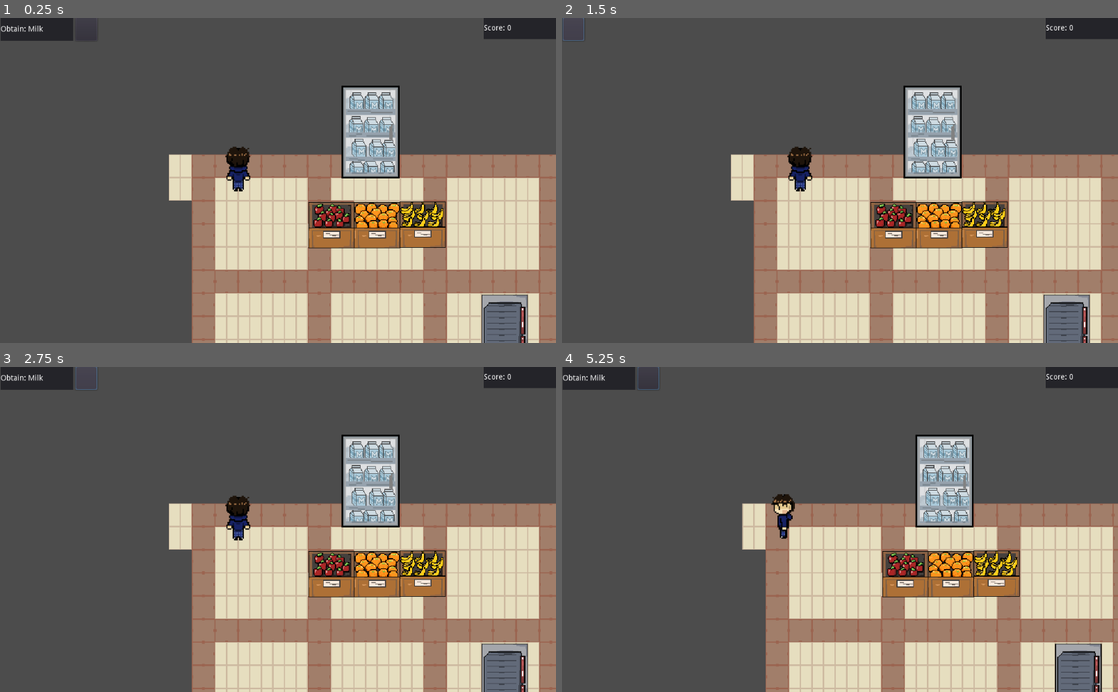
Above: before the commit, frames 1-4 (two rows, left to right).
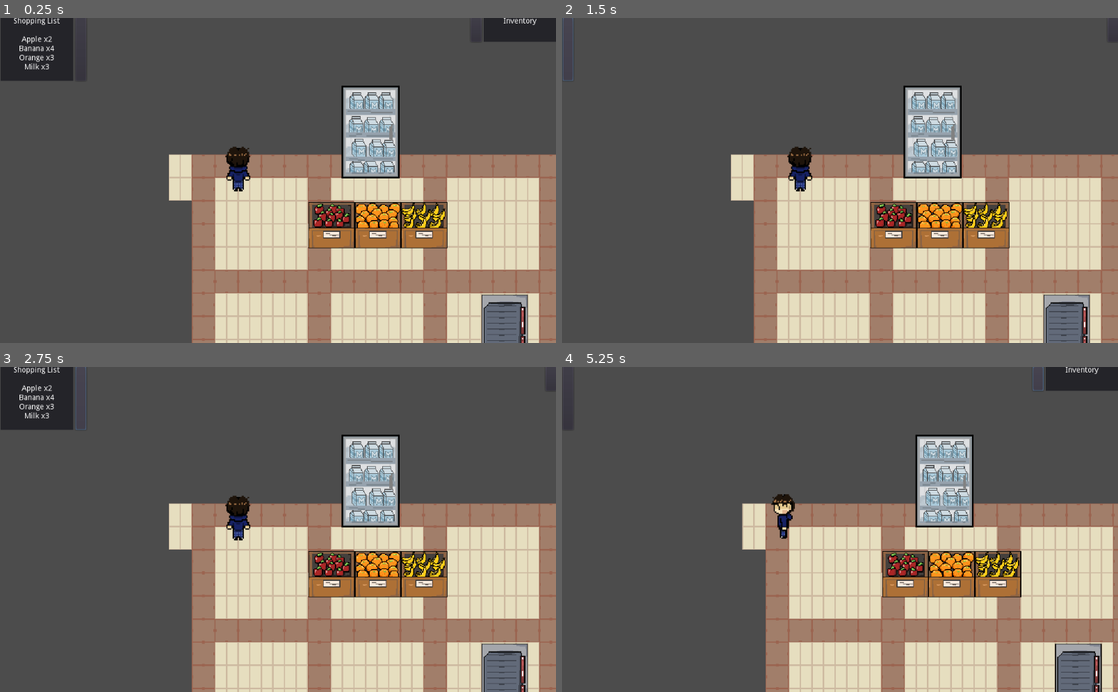
Above: after the commit, the same moments.

Repository: ygda-org/summer23
Game: Godot game, scene res://Areas/World.tscn
Two runs of this game, one before a commit and one after it. Both use one fixed random seed, a clock stepped at 60 frames per second and the inputs below.
Inputs (mouse positions are in pixels of both pictures, inside the frame that each line leads up to; where the layout moved, square brackets give the same spot in the first picture):
- Up to frame 1 (0.25 s): no input
- Up to frame 2 (1.5 s): click (1040, 31) at 0.52 s; click (645, 50) [650, 27] at 1.25 s
- Up to frame 3 (2.75 s): click (5, 399) [11, 376] at 2 s
- Up to frame 4 (5.25 s): click (1112, 380) at 2.77 s; click (645, 399) [650, 376] at 3.5 s; click (1040, 380) at 4.27 s; tap Enter at 5 s; hold A (a) from 5.03 s (still down)

The runs differ from the first frame. In frame 1, 3.0% of the frame differs, in the area x 0-100%, y 0-71%; in frame 2, 1.9%; in frame 3, 3.7%; in frame 4, 2.2%.

Commit message:
inventory + shopping list

Diff:
--- a/Areas/World.tscn
+++ b/Areas/World.tscn
@@ -21,13 +21,13 @@
 tile_data = PoolIntArray( 196607, 0, 0, 131072, 1, 0, 131073, 1, 0, 131074, 1, 0, 131075, 1, 0, 131076, 1, 0, 131077, 1 …(3767 unchanged characters)…
 
 [node name="Banana" parent="." instance=ExtResource( 1 )]
-position = Vector2( 319, 162 )
+position = Vector2( 321, 163 )
 
 [node name="Apple" parent="." instance=ExtResource( 2 )]
 position = Vector2( 193, 162 )
 
 [node name="Orange" parent="." instance=ExtResource( 5 )]
-position = Vector2( 256, 162 )
+position = Vector2( 257, 162 )
 
 [node name="Milk" parent="." instance=ExtResource( 6 )]
 position = Vector2( 248, 58 )
--- /dev/null
+++ b/Checkout.gd
@@ -0,0 +1,28 @@
+extends Node2D
+
+
+# Declare member variables here. Examples:
+# var a = 2
+# var b = "text"
+var player
+var inRange = false
+# Called when the node enters the scene tree for the first time.
+func _ready():
+	$Control.visible = false # Replace with function body.
+
+
+# Called every frame. 'delta' is the elapsed time since the previous frame.
+#func _process(delta):
+#	pass
+
+
+func _on_Area2D_body_entered(body):
+	if "Player" in body.name:
+		player = body # Replace with function body.
+		inRange = true
+		find_node("Control").visible = true
+
+
+func _on_Area2D_body_exited(body):
+	inRange = false
+	find_node("Control").visible = false# Replace with function body.
--- a/Checkout.tscn
+++ b/Checkout.tscn
@@ -1,11 +1,16 @@
-[gd_scene load_steps=3 format=2]
+[gd_scene load_steps=5 format=2]
 
 [ext_resource path="res://Assets/checkout1.png" type="Texture" id=1]
+[ext_resource path="res://Checkout.gd" type="Script" id=2]
 
 [sub_resource type="RectangleShape2D" id=1]
 extents = Vector2( 31.5, 63.375 )
 
+[sub_resource type="RectangleShape2D" id=2]
+extents = Vector2( 33.5, 62.5 )
+
 [node name="Checkout" type="Node2D"]
+script = ExtResource( 2 )
 
 [node name="Checkout1" type="Sprite" parent="."]
 position = Vector2( 1, 0 )
@@ -16,3 +21,46 @@
 [node name="CollisionShape2D" type="CollisionShape2D" parent="StaticBody2D"]
 position = Vector2( 0.5, 0.375 )
 shape = SubResource( 1 )
+
+[node name="Area2D" type="Area2D" parent="."]
+
+[node name="CollisionShape2D" type="CollisionShape2D" parent="Area2D"]
+position = Vector2( 66.5, -0.5 )
+shape = SubResource( 2 )
+
+[node name="Control" type="Control" parent="."]
+margin_left = 33.0
+margin_top = 12.0
+margin_right = 82.0
+margin_bottom = 62.0
+
+[node name="Panel" type="Panel" parent="Control"]
+anchor_right = 1.0
+anchor_bottom = 1.0
+margin_right = 18.0
+
+[node name="VBoxContainer" type="VBoxContainer" parent="Control/Panel"]
+anchor_right = 1.0
+anchor_bottom = 1.0
+
+[node name="Label" type="Label" parent="Control/Panel/VBoxContainer"]
+margin_right = 67.0
+margin_bottom = 14.0
+text = "Checkout?"
+align = 1
+valign = 1
+
+[node name="Label3" type="Label" parent="Control/Panel/VBoxContainer"]
+margin_top = 18.0
+margin_right = 67.0
+margin_bottom = 32.0
+
+[node name="Label2" type="Label" parent="Control/Panel/VBoxContainer"]
+margin_top = 36.0
+margin_right = 67.0
+margin_bottom = 50.0
+text = "E"
+align = 1
+
+[connection signal="body_entered" from="Area2D" to="." method="_on_Area2D_body_entered"]
+[connection signal="body_exited" from="Area2D" to="." method="_on_Area2D_body_exited"]
--- a/Interface.tscn
+++ b/Interface.tscn
@@ -1,53 +1,62 @@
 [gd_scene load_steps=4 format=2]
 
 [ext_resource path="res://SelectedFruit.gd" type="Script" id=1]
-[ext_resource path="res://ScoreText.gd" type="Script" id=2]
+[ext_resource path="res://Inventory.gd" type="Script" id=2]
 [ext_resource path="res://ObjectiveButton.gd" type="Script" id=3]
 
 [node name="Interface" type="Control"]
 anchor_right = 1.0
 anchor_bottom = 1.0
 
-[node name="Score" type="Panel" parent="."]
-anchor_left = 1.0
-anchor_right = 1.0
-margin_left = -134.0
-margin_bottom = 40.0
-
-[node name="ScoreText" type="Label" parent="Score"]
-anchor_top = 0.5
-anchor_bottom = 0.5
-margin_top = -7.0
-margin_right = 40.0
-margin_bottom = 7.0
-text = "Score: 0"
-valign = 1
-script = ExtResource( 2 )
-
 [node name="HBoxContainer" type="HBoxContainer" parent="."]
 margin_right = 178.0
-margin_bottom = 43.0
+margin_bottom = 45.0
 
 [node name="Objective" type="Panel" parent="HBoxContainer"]
 margin_right = 134.0
-margin_bottom = 43.0
+margin_bottom = 45.0
 rect_min_size = Vector2( 134, 40 )
 script = ExtResource( 1 )
 
 [node name="Label" type="Label" parent="HBoxContainer/Objective"]
-anchor_top = 0.5
-anchor_bottom = 0.5
-margin_top = -11.0
-margin_right = 56.0
-margin_bottom = 11.0
+anchor_right = 1.0
+anchor_bottom = 1.0
 text = "Obtain:"
-valign = 1
+align = 1
 
 [node name="ObjectiveButton" type="Button" parent="HBoxContainer"]
 margin_left = 138.0
-margin_right = 178.0
-margin_bottom = 43.0
-rect_min_size = Vector2( 40, 40 )
+margin_right = 158.0
+margin_bottom = 45.0
+rect_min_size = Vector2( 20, 40 )
 script = ExtResource( 3 )
 
+[node name="HBoxContainer2" type="HBoxContainer" parent="."]
+anchor_left = 1.0
+anchor_right = 1.0
+margin_left = -167.0
+margin_bottom = 45.0
+grow_horizontal = 0
+alignment = 2
+
+[node name="Button" type="Button" parent="HBoxContainer2"]
+margin_left = 9.0
+margin_right = 29.0
+margin_bottom = 45.0
+rect_min_size = Vector2( 20, 40 )
+
+[node name="Inventory" type="Panel" parent="HBoxContainer2"]
+margin_left = 33.0
+margin_right = 167.0
+margin_bottom = 45.0
+rect_min_size = Vector2( 134, 40 )
+script = ExtResource( 2 )
+
+[node name="Label" type="Label" parent="HBoxContainer2/Inventory"]
+anchor_right = 1.0
+anchor_bottom = 1.0
+text = "Inventory"
+align = 1
+
 [connection signal="pressed" from="HBoxContainer/ObjectiveButton" to="HBoxContainer/ObjectiveButton" method="_on_ObjectiveButton_pressed"]
+[connection signal="pressed" from="HBoxContainer2/Button" to="HBoxContainer2/Inventory" method="_on_Button_pressed"]
--- /dev/null
+++ b/Inventory.gd
@@ -0,0 +1,20 @@
+extends Panel
+
+
+# Declare member variables here. Examples:
+# var a = 2
+# var b = "text"
+
+
+# Called when the node enters the scene tree for the first time.
+func _ready():
+	pass # Replace with function body.
+
+
+# Called every frame. 'delta' is the elapsed time since the previous frame.
+#func _process(delta):
+#	pass
+
+
+func _on_Button_pressed():
+	visible = !visible # Replace with function body.
--- a/Player.gd
+++ b/Player.gd
@@ -4,7 +4,9 @@
 export var speed = 200
 var velocity = Vector2.ZERO
 var direction = 0
+var inventory = {
 
+}
 func get_input():
 	velocity = Vector2.ZERO
 	if Input.is_action_pressed("a"):
@@ -34,6 +36,17 @@
 			$AnimatedSprite.play("idleLeft")
 	velocity = velocity.normalized() * speed
 
+func addFruit(name):
+	var inventoryInterface = $Camera2D/CanvasLayer/Interface/HBoxContainer2/Inventory
+	if !(name in inventory.keys()):
+		inventory[name] = 1
+		inventoryInterface.get_parent().set_anchor(MARGIN_BOTTOM, inventoryInterface.get_parent().anchor_bottom - 5)
+	else:
+		inventory[name] = inventory[name] + 1
+	var text = ""
+	for fruit in inventory:
+		text = text + fruit + " x" + str(inventory[fruit]) + "\n"
+	inventoryInterface.find_node("Label").text = "Inventory" + "\n" + text
 
 
 
--- a/SelectedFruit.gd
+++ b/SelectedFruit.gd
@@ -1,7 +1,9 @@
 extends Panel
 
-var currentFruit
+#var currentFruit
+var numFruits = int(randf() * 5) + 10
 var fruitList = ["Apple", "Banana", "Orange", "Milk"]
+var curList = []
 # Declare member variables here. Examples:
 # var a = 2
 # var b = "text"
@@ -9,15 +11,22 @@
 
 # Called when the node enters the scene tree for the first time.
 func _ready():
+	$Label.set_text("Shopping List" + "\n")
 	newFruit() # Replace with function body.
 
-func getCurFruit():
-	return currentFruit
+#func getCurFruit():
+	#return currentFruit
 
 func newFruit():
-	var index = int(randf() * len(fruitList))
-	currentFruit = fruitList[index]
-	$Label.set_text("Obtain: " + currentFruit)
+	for i in range(numFruits):
+		var index = int(randf() * len(fruitList))
+		curList.append(fruitList[index])
+	for fruit in fruitList:
+		var text = ""
+		if(curList.count(fruit) > 0):
+			get_parent().set_anchor(MARGIN_BOTTOM, get_parent().anchor_bottom + 0.03)
+			text = fruit + " x" + str(curList.count(fruit))
+			$Label.set_text($Label.text + "\n" + text)
 # Called every frame. 'delta' is the elapsed time since the previous frame.
 #func _process(delta):
 #	pass
--- a/food scenes/Apple.tscn
+++ b/food scenes/Apple.tscn
@@ -8,5 +8,8 @@
 [node name="Sprite" type="Sprite" parent="." index="0"]
 texture = ExtResource( 2 )
 
+[node name="CollisionShape2D" parent="BananaHitBox" index="0"]
+position = Vector2( 0, -1 )
+
 [node name="CollisionShape2D" parent="StaticBody2D" index="0"]
 position = Vector2( 0, -11 )
--- a/food scenes/BananaHitBox.gd
+++ b/food scenes/BananaHitBox.gd
@@ -19,10 +19,8 @@
 #	pass
 func _process(delta):
 	if(inreach == true && Input.is_action_just_pressed("e")):
-			var ScoreText = player.find_node("ScoreText")
-			if(player.find_node("Objective").getCurFruit() == get_parent().name):
-				ScoreText.increaseScore()
-				player.find_node("Objective").newFruit()
+		player.addFruit(get_parent().name)
+
 
 func _on_BananaHitBox_body_entered(body):
 	if("Player" in body.name):# Replace with function body.
--- a/food scenes/Milk.tscn
+++ b/food scenes/Milk.tscn
@@ -25,10 +25,7 @@
 #	pass
 func _process(delta):
 	if(inreach == true && Input.is_action_just_pressed(\"e\")):
-			var ScoreText = player.find_node(\"ScoreText\")
-			if(player.find_node(\"Objective\").getCurFruit() == get_parent().name):
-				ScoreText.increaseScore()
-				player.find_node(\"Objective\").newFruit()
+		player.addFruit(get_parent().name)
 
 func _on_BananaHitBox_body_entered(body):
 	if(\"Player\" in body.name):# Replace with function body.
